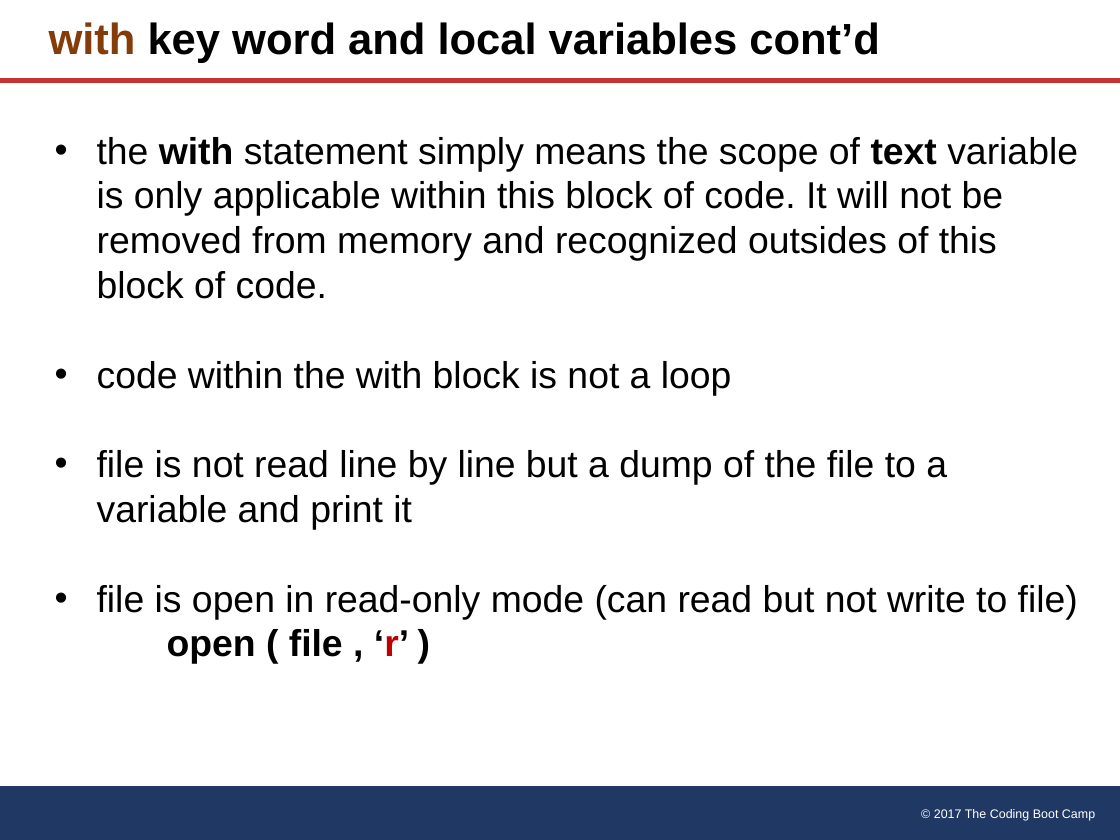
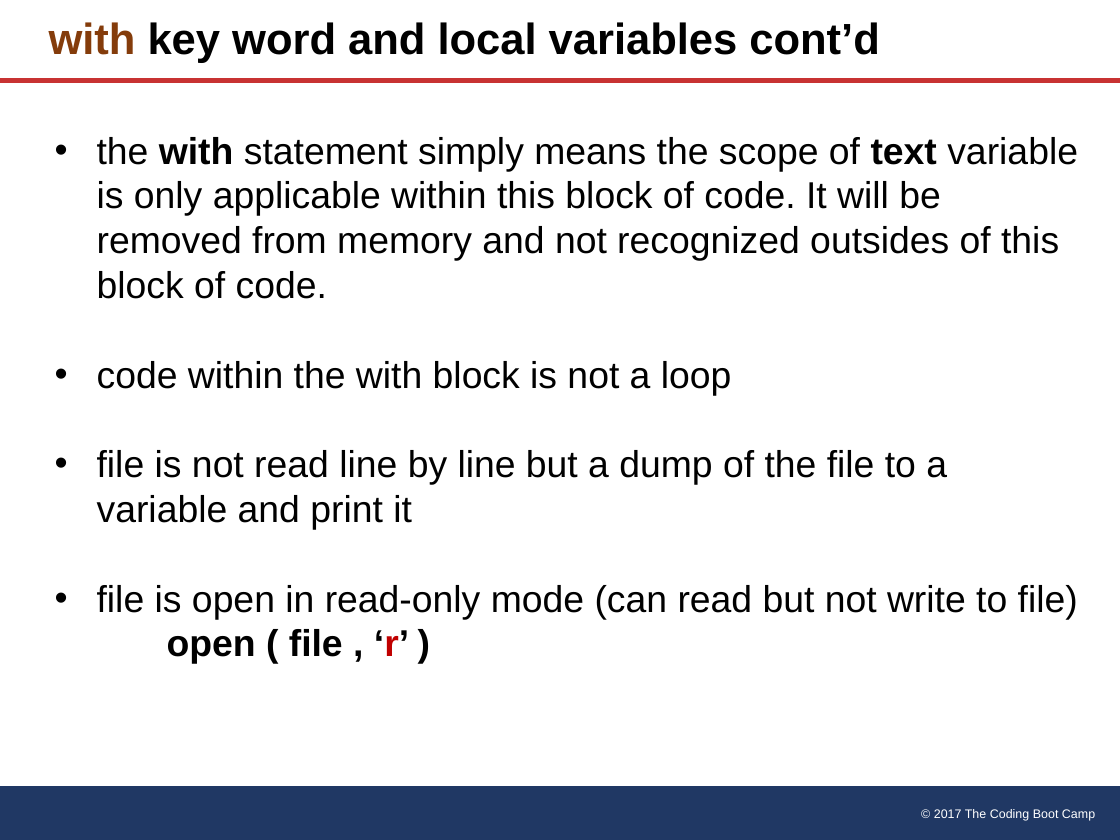
Before and after one commit to natmitch/umn, a slide deck: slide 15 of Power Points/Python2.pptx. Drawn at 1120x840 pixels with LibreOffice and Linux fonts; fonts in the diff are those of the drawing. Boxes give left, top, right and bottom in pixels: in the first picture for what was removed or moved away, otherwise in the second. Text is boxed around its words. In the diff, an @@ line names an element or a change of style, - is before the commit and + after.

```diff
--- a/Power Points/Python2.pptx
+++ b/Power Points/Python2.pptx
@@ text at (97, 137, 1078, 299): text changed @@
-• the with statement simply means the scope of text variable is only applicable within this block of code. It will not be removed from memory and recognized outsides of this block of code.
+• the with statement simply means the scope of text variable is only applicable within this block of code. It will be removed from memory and not recognized outsides of this block of code.
```
Also in this commit, not shown: 3 other slides changed, 14 other files.
